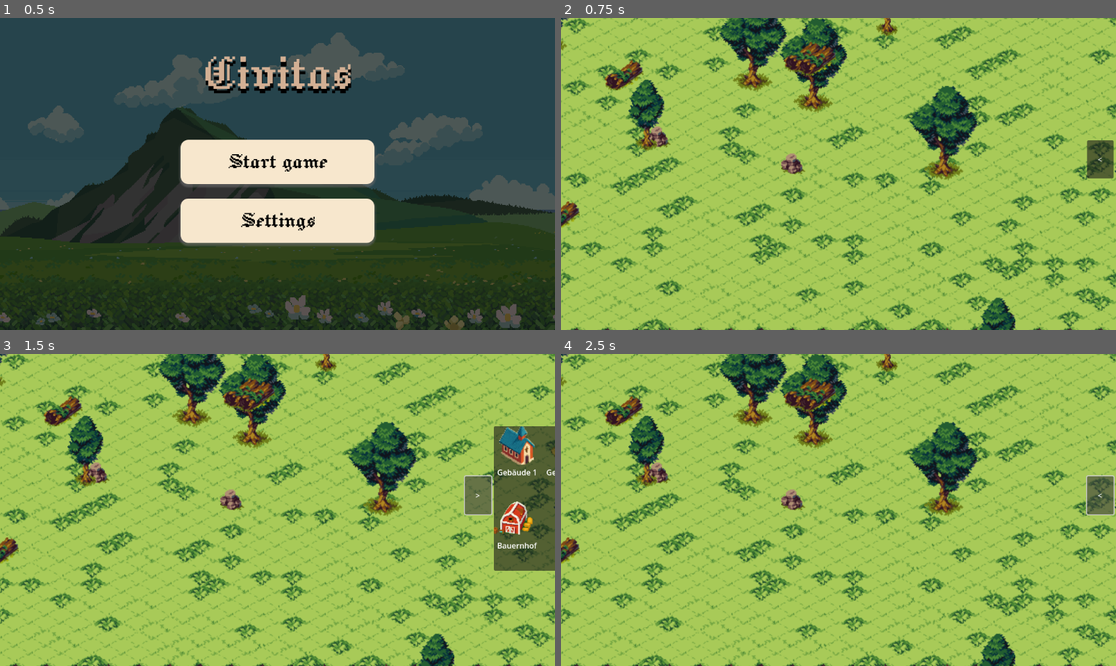
Above: before the commit, frames 1-4 (two rows, left to right).
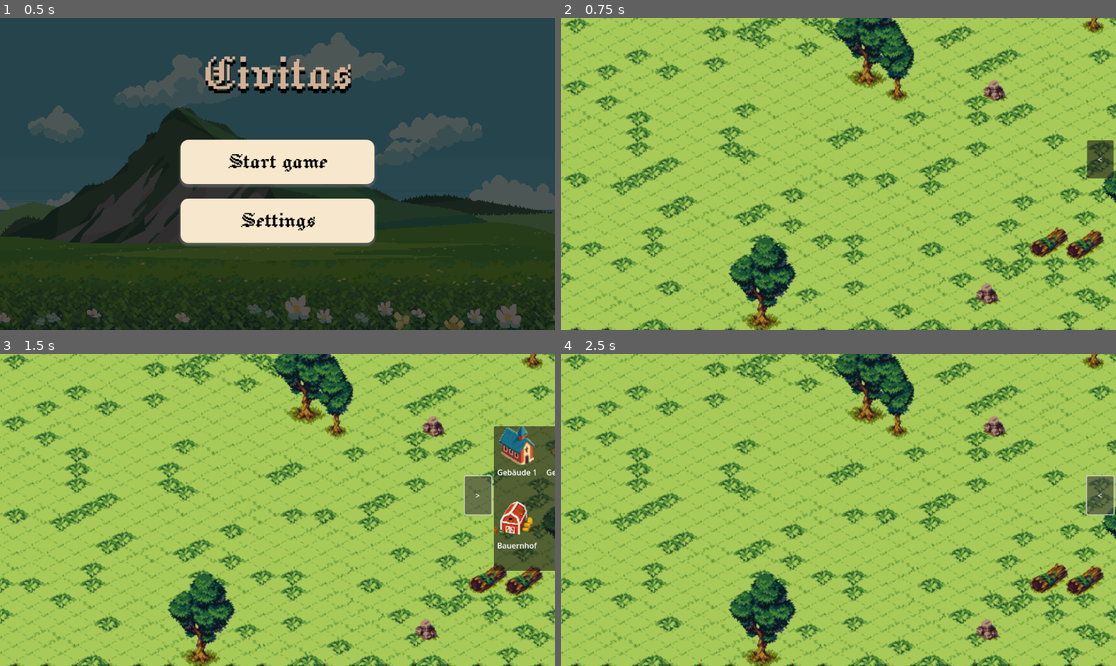
Above: after the commit, the same moments.

Repository: Benji4021/Civitas
Game: Godot game, scene res://Szenen/StartScreen.tscn
Two runs of this game, one before a commit and one after it. Both use one fixed random seed, a clock stepped at 60 frames per second and the inputs below.
Inputs:
- Up to frame 1 (0.5 s): no input
- Up to frame 2 (0.75 s): click "Start game" at 0.5 s
- Up to frame 3 (1.5 s): click "<" at 1.25 s
- Up to frame 4 (2.5 s): click ">" at 2 s

Frame 1 is identical in both runs. In frame 2, 13% of the frame differs, in the area x 0-100%, y 0-100%; in frame 3, 13%; in frame 4, 13%.

Commit message:
Terrain abbau fix
Terrain abbau werte angepasst und clickbar gemacht

Diff:
--- a/civitas/Scripts/stone.gd
+++ b/civitas/Scripts/stone.gd
@@ -3,4 +3,4 @@
 func _ready():
 	super()
 	removal_time = 6.0
-	var drop_amount = 15
+	drop_amount = 15
--- a/civitas/Scripts/terrain.gd
+++ b/civitas/Scripts/terrain.gd
@@ -1,9 +1,6 @@
 extends Area2D
 
 class_name Terrain
-
-signal collect_resources(amount: int, source: Node)
-signal terrain_clicked(terrain: Terrain)
 
 @export var clock_popup_scene: PackedScene
 # ENTFERNE: @export var removal_time := 2  # Nicht mehr exportieren
--- a/civitas/Scripts/treebig.gd
+++ b/civitas/Scripts/treebig.gd
@@ -3,4 +3,4 @@
 func _ready():
 	super()
 	removal_time = 4.0
-	var drop_amount = 15
+	drop_amount = 15
--- a/civitas/Scripts/treesmall.gd
+++ b/civitas/Scripts/treesmall.gd
@@ -3,4 +3,4 @@
 func _ready():
 	super()
 	removal_time = 2.0
-	var drop_amount = 5
+	drop_amount = 5
--- a/civitas/Scripts/trunk.gd
+++ b/civitas/Scripts/trunk.gd
@@ -3,4 +3,4 @@
 func _ready():
 	super()
 	removal_time = 1.0
-	var drop_amount = 1
+	drop_amount = 1
--- a/civitas/Szenen/Test.tscn
+++ b/civitas/Szenen/Test.tscn
@@ -453,7 +453,7 @@
 
 [node name="Ui" parent="Camera2D" instance=ExtResource("2_org3e")]
 
-[node name="ObstacleSpawner" type="Node2D" parent="."]
+[node name="TerrainGenerator" type="Node2D" parent="."]
 z_index = 1
 script = ExtResource("4_org3e")
 tree_scenes = Array[PackedScene]([ExtResource("4_0ud6b"), ExtResource("5_76ciq"), ExtResource("6_vbxcm"), ExtResource("7_yqufu")])
@@ -477,7 +477,7 @@
 [node name="BoardController" type="Node2D" parent="."]
 script = ExtResource("9_76ciq")
 ground_tilemap_path = NodePath("../TileMapLayer")
-obstacles_tilemap_path = NodePath("../ObstacleSpawner")
+obstacles_tilemap_path = NodePath("../TerrainGenerator")
 houses_parent_path = NodePath("../Houses")
 
 [node name="MapDropArea" type="Control" parent="."]
@@ -487,4 +487,6 @@
 offset_top = -178.0
 offset_right = 306.0
 offset_bottom = 176.0
+mouse_filter = 2
 script = ExtResource("10_vbxcm")
+obstacle_spawner_path = NodePath("../TerrainGenerator")
Empty file removed: civitas/Scripts/place grid.gd
Not shown, removed: civitas/Scripts/place grid.gd.uid
